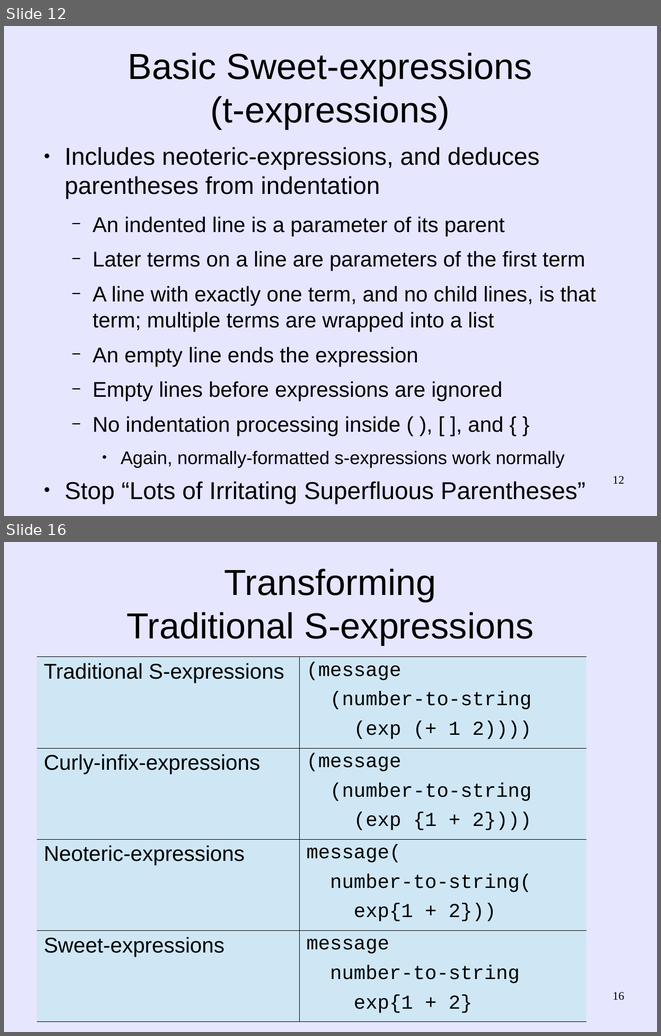
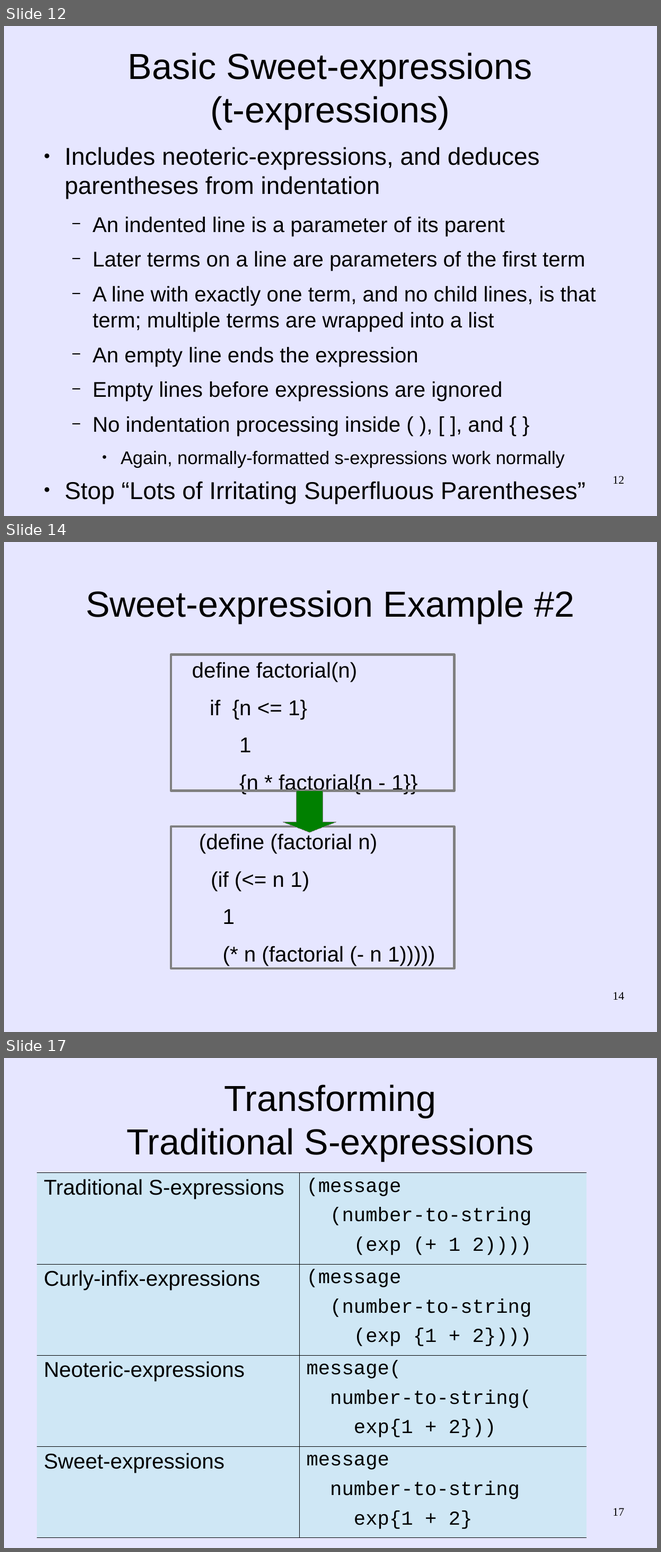
Before and after one commit to martin12333/Readable-Lisp-S-expressions, a slide deck: readable-s-expressions.odp. Shown one above the other, each under a label of ours: slides 12 and 16 before the commit, slides 12, 14 and 17 after it; the slides between them are not shown. The pictures are 661x1036 and 661x1552 pixels, drawn with LibreOffice and Linux fonts; fonts in the diff are those of the drawing. Boxes give left, top, right and bottom in pixels: in the first picture for what was removed or moved away, otherwise in the second. Text is boxed around its words. In the diff, an @@ line names an element or a change of style, - is before the commit and + after.

Commit message:
readable-s-expressions.odp: Add appendix explaining Lisp
  - This way, the deck can be used for an audience that doesn't necessarily
    know Lisp.

```diff
--- a/readable-s-expressions.odp
+++ b/readable-s-expressions.odp
@@ slide 14 added at (4, 542, 657, 1032), background #E6E6FF @@
@@ title added at (86, 590, 574, 624), 44 pt, text #000000 @@
+Sweet-expression Example #2
@@ rectangle added at (171, 654, 454, 791), outline #808080 2.89 pt @@
@@ text added at (192, 662, 417, 794), 26 pt, text #000000 @@
+define factorial(n)
+if {n <= 1}
+1
+{n * factorial{n - 1}}
@@ down arrow added at (283, 791, 336, 832), fill #008000, outline #808080 0 pt @@
@@ rectangle added at (171, 827, 454, 969), outline #808080 2.89 pt @@
@@ text added at (199, 832, 435, 966), 26 pt, text #000000 @@
+(define (factorial n)
+(if (<= n 1)
+1
+(* n (factorial (- n 1)))))
@@ page number added at (612, 992, 624, 1000), 14 pt, text #000000 @@
+14
@@ what was slide 16 is now slide 17 @@
@@ page number at (612, 1508, 624, 1516): text changed @@
-16
+17
```
Also in this commit, not shown: 9 slides changed, 8 other slides added.
